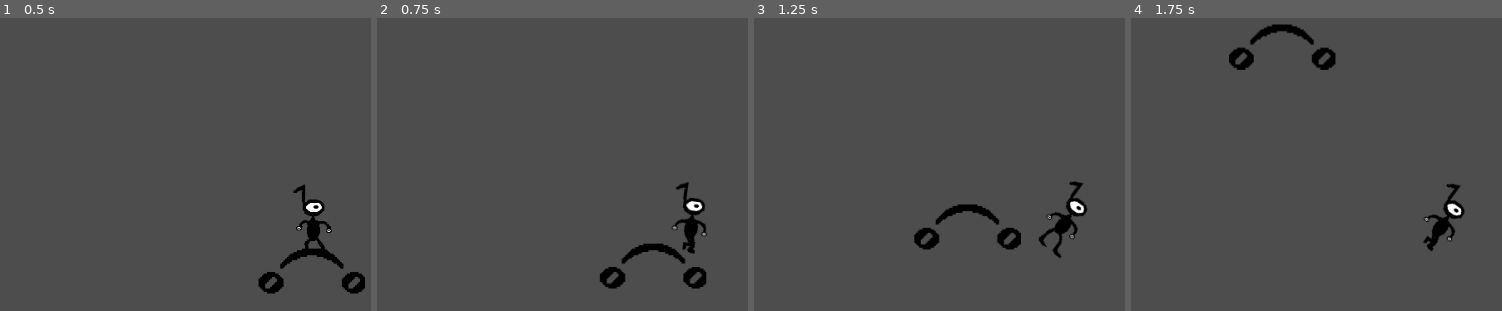
Above: before the commit, frames 1-4 (left to right).
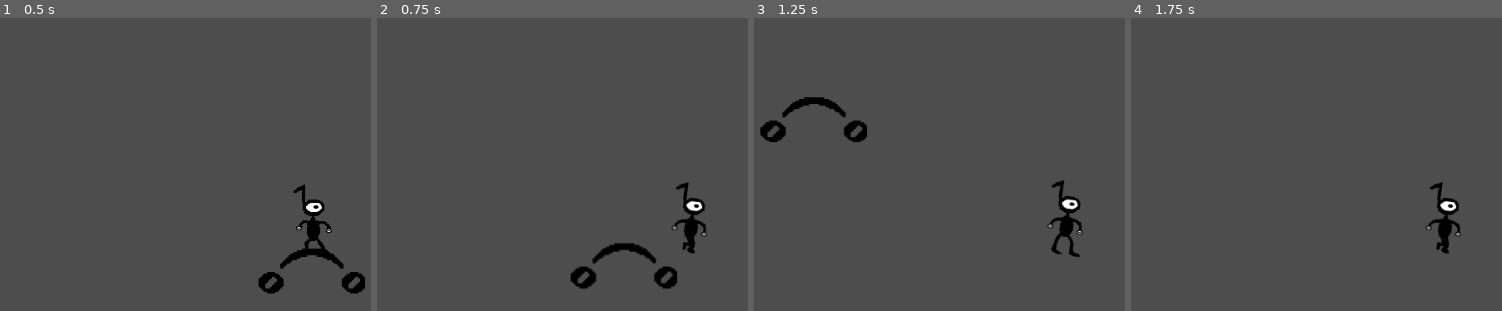
Above: after the commit, the same moments.

Repository: TechPowerAwaits/MRUHacks-2026
Game: Godot game, scene res://scenes/playertest.tscn
Two runs of this game, one before a commit and one after it. Both use one fixed random seed, a clock stepped at 60 frames per second and the inputs below. This scene is started directly instead of the project's main scene.
Inputs:
- Up to frame 1 (0.5 s): no input
- Up to frame 2 (0.75 s): tap Enter at 0.5 s; hold D (move_right) from 0.53 s (still down); tap Space (jump) at 0.6 s
- Up to frame 3 (1.25 s): keep holding D (move_right); tap Space (jump) at 0.77, 1.07 s
- Up to frame 4 (1.75 s): keep holding D (move_right); tap Space (jump) at 1.35, 1.52 s

Frame 1 is identical in both runs. In frame 2, 2.1% of the frame differs, in the area x 52-89%, y 76-93%; in frame 3, 3.4%, in the area x 1-90%, y 26-82%; in frame 4, 2.3%.

Commit message:
Do not overwrite velocity values
Avoids some movement-related bugs.

Diff:
--- a/scenes/player.gd
+++ b/scenes/player.gd
@@ -36,7 +36,7 @@
 		if Input.is_action_just_released("jump"):
 			$LongJumpTimer.stop()
 			if state == PREP_JUMP:
-				velocity.y = -short_jump_speed
+				velocity.y += -short_jump_speed
 				state = IDLE
 
 
@@ -58,7 +58,7 @@
 
 	if platform_angle != 0:
 		set_rotation(platform_angle)
-		velocity.x = sign(platform_angle) * speed / 2
+		velocity.x += sign(platform_angle) * speed / 2
 
 
 func _on_animated_sprite_2d_frame_changed() -> void:
@@ -70,5 +70,5 @@
 
 func _on_long_jump_timer_timeout() -> void:
 	if is_on_floor() and state == PREP_JUMP:
-		velocity.y = -long_jump_speed
+		velocity.y += -long_jump_speed
 		state = IDLE
